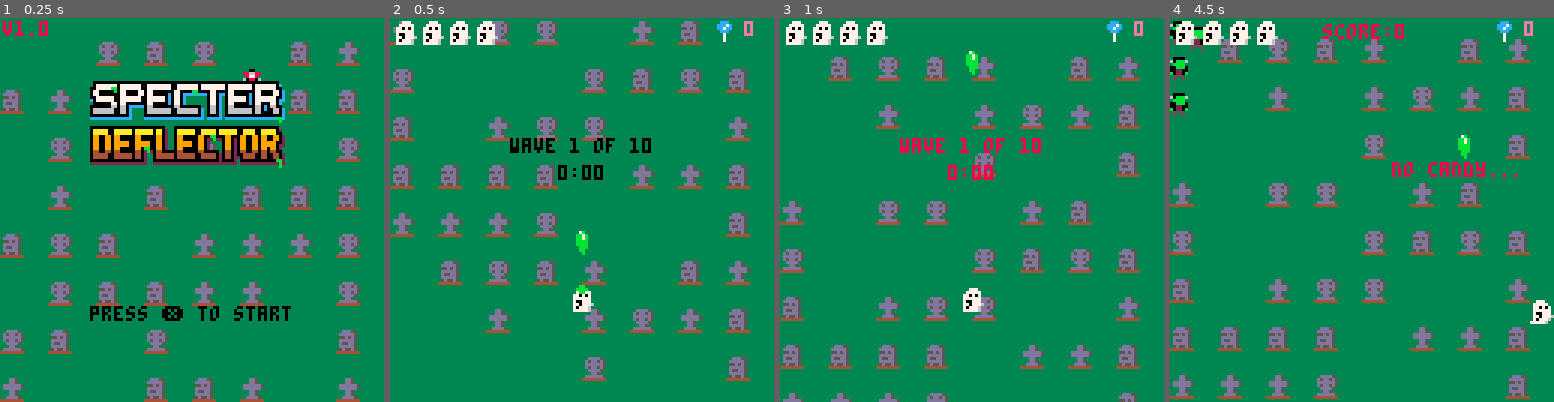
Above: before the commit, frames 1-4 (left to right).
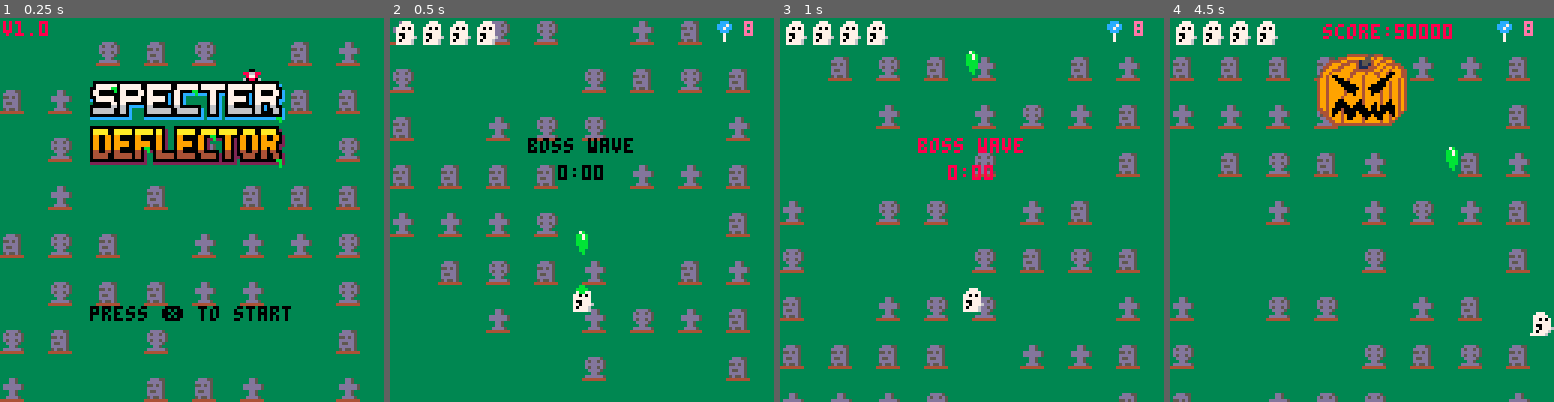
Above: after the commit, the same moments.

Repository: st0k3r/specter_deflector
Game: PICO-8 cartridge specter_deflector.p8
The game is run twice, just before and just after one commit, with the same random seed, the same clock (stepped at 60 frames per second) and the same inputs.
Inputs:
- Up to frame 1 (0.25 s): no input
- Up to frame 2 (0.5 s): tap X (X key) at 0.33 s
- Up to frame 3 (1 s): tap O (Z key) at 0.7 s
- Up to frame 4 (4.5 s): tap X (X key) at 1.07, 1.85, 2.97, 4.08 s; hold Right 1.6-2.1 s; tap O (Z key) every 0.4 s from 1.7 to 4.1 s; hold Up 2.15-2.42 s; hold Right 2.47-3.03 s; hold Left 3.08-3.58 s; hold Down 3.63-3.97 s; hold Right from 4.02 s (still down)

Frame 1 is identical in both runs. In frame 2, 0.7% of the frame differs, in the area x 31-94%, y 2-36%; in frame 3, 0.7%; in frame 4, 24%, in the area x 0-100%, y 0-100%.

Commit message:
Add Endless Terror mode

Diff:
--- a/main.lua
+++ b/main.lua
@@ -1,5 +1,5 @@
 --default sprite fields - read through the metatable until overwritten
-sprmeta={__index={x=0,y=0,sx=0,sy=0,flash=0,shake=0,frame=1,width=1,height=1,w=8,h=8}}
+sprmeta={__index={x=0,y=0,sx=0,sy=0,flash=0,shake=0,frame=1,width=1,height=1,w=8,h=8,fire_acc=0}}
 
 --wave layouts: 4 rows of 10, 0=empty, 1-5=creature type
 wave_data=split([[
@@ -85,10 +85,16 @@
 	end
 	ghost.y=mid(0,ghost.y,120)
 
+	--resumes music after the boss death sfx in endless terror
+	if music_pending and not sfx_playing(19) then
+		music(6)
+		music_pending=false
+	end
+
 	if mode=="game" then
 		if t>next_fire then
 			pick_fire()
-			next_fire=t+firefreq+rnd(firefreq)
+			next_fire=t+(firefreq+rnd(firefreq))/difficulty
 		end
 		if t%freq==0 then
 			pick_attack()
@@ -128,9 +134,13 @@
 	end
 end
 
---over/win states - returns to start screen after lockout
+--over/win states - returns to start screen after lockout, z on win screen starts endless terror
 function update_over()
 	if t>=lockout and pressed() then
+		if mode=="win" and btnp(4) then
+			start_endless()
+			return
+		end
 		if mode=="over" or win_music_pending then
 			music(8)
 		end
@@ -410,6 +420,7 @@
 		dset(1, timer_seconds)
 	end
 	lockout=t+30
+	end_t=t
 end
 
 --makes background assets move
@@ -604,12 +615,20 @@
 	if new_ht then
 		center_print("new high time!",64,66,c)
 	end
-	center_print("press ❎ to continue",64,76,blink())
+	if mode=="win" then
+		center_print("🅾️ endless terror",64,76,blink())
+		center_print("❎ title screen",64,84,blink())
+	else
+		center_print("press ❎ to continue",64,76,blink())
+	end
 end
 
 --draws wave text shown at beginning of each wave
 function draw_wavetext()
 	draw_game()
+	if endless then
+		center_print("endless terror "..level,64,31,8)
+	end
 	center_print(wave==11 and "boss wave" or "wave "..wave.." of 10",64,40,blink())
 	center_print(format_time(timer_seconds),64,49,blink())
 end
@@ -635,13 +654,15 @@
 --called to start gameplay
 function start_game()
 	music(6)
-	wave=0
+	wave=10
 	timer_seconds=0
+	endless=false
+	level=0
 
 	next_wave()
 
 	ghost=makespr{spr=2,x=60,y=90}
-	controlled_timer,bullet_timer,muzzle,score,bombs,next_fire,invul=0,0,0,0,0,0,0
+	controlled_timer,bullet_timer,muzzle,score,bombs,next_fire,invul=0,0,0,500,8,0,0
 	max_lives=4
 	lives=4
 
@@ -655,6 +676,19 @@
 	floater_timeout=60
 	new_hs=false
 	new_ht=false
+end
+
+--continues from the win screen into endless terror
+function start_endless()
+	endless=true
+	t=end_t
+	win_music_pending=false
+	music_pending=true
+	bullets,creature_bullets,pickups={},{},{}
+	ghost.x=60
+	ghost.y=90
+	wave=0
+	next_wave()
 end
 
 --removes transparency from black(0) and adds to pink(14) instead
@@ -719,7 +753,7 @@
 	local c=makespr{
 		x=x*2-64,y=y-66,posx=x,posy=y,
 		type=ty,wait=wait,mission="fly_in",
-		hp=d[1],anispeed=d[2],
+		hp=ceil(d[1]*difficulty),anispeed=d[2],
 		width=d[3],height=d[4],w=d[3]*8,h=d[4]*8,
 		score=d[5],animation={unpack(d,6)}
 	}
@@ -791,11 +825,12 @@
 --waves and enemies
 
 --spawns creatures for the current wave from wave_data
+--timings follow the wave number, layout follows wave_idx (random in endless terror)
 function spawn_wave()
 	local f=split"60,20,60,20,60,20,50,15,50,15,50,15,40,10,40,10,30,10,30,10,60,20"
 	freq=f[wave*2-1]
 	firefreq=f[wave*2]
-	local lvl=wave_data[wave]
+	local lvl=wave_data[wave_idx]
 	for i=0,39 do
 		local ty=ord(lvl,i+i\10+1)-48
 		if ty>0 then
@@ -811,20 +846,37 @@
 end
 
 --increments wave and checks if game has completed
+--each boss defeat raises the level, scaling creature hp and fire rate
 function next_wave()
 	wave+=1
 	sfx_check=0
 	is_holding=false
 
 	if wave>11 then
-		end_game("win")
-		win_music_pending=true
-	else
-		mode="wavetext"
-		wavetime=wave==1 and 110 or 80
-		if wave>1 and wave!=11 then
-			sfx(6)
-		end
+		level+=1
+		wave=1
+		if not endless then
+			end_game("win")
+			win_music_pending=true
+			return
+		end
+		music_pending=true
+	end
+	difficulty=1+level*0.15
+
+	--endless terror uses each layout once per cycle before the boss
+	wave_idx=wave
+	if endless and wave<11 then
+		if wave==1 then
+			bag=split"1,2,3,4,5,6,7,8,9,10"
+		end
+		wave_idx=del(bag,rnd(bag))
+	end
+
+	mode="wavetext"
+	wavetime=wave==1 and 110 or 80
+	if wave>1 and wave!=11 then
+		sfx(6)
 	end
 end
 
@@ -913,7 +965,7 @@
 		c.sy=0.3
 		if c.y>110 then
 			c.sy=1
-		elseif t%30==0 then
+		elseif ready(c,30) then
 			spreadshot(c,8,1.3,rnd())
 		end
 	end
@@ -1054,6 +1106,15 @@
 	end
 
 	o.spr=o.animation[flr(o.frame)]
+end
+
+--true roughly every n frames, sooner as difficulty rises
+function ready(c,n)
+	c.fire_acc+=difficulty
+	if c.fire_acc>=n then
+		c.fire_acc-=n
+		return true
+	end
 end
 
 --bullets
@@ -1168,7 +1229,7 @@
 --boss mission 1 - bounce and rapid fire
 function boss_1(c)
 	boss_bounce(c,2,"boss_2")
-	if t%30>3 and t%3==0 then
+	if t%30>3 and ready(c,3) then
 		fire(c,0,2.25)
 	end
 	move(c)
@@ -1177,7 +1238,7 @@
 --boss mission 2 - sweep and aimed fire
 function boss_2(c)
 	boss_sweep(c,-1,"boss_3")
-	if t%15==0 then
+	if ready(c,15) then
 		aimedfire(c,2)
 	end
 	move(c)
@@ -1186,7 +1247,7 @@
 --boss mission 3 - slow bounce and spreadshot
 function boss_3(c)
 	boss_bounce(c,0.5,"boss_4")
-	if t%10==0 then
+	if ready(c,10) then
 		spreadshot(c,8,2,time())
 	end
 	move(c)
@@ -1195,7 +1256,7 @@
 --boss mission 4 - sweep firing toward the edge it travels along
 function boss_4(c)
 	boss_sweep(c,1,"boss_1")
-	if t%12==0 then
+	if ready(c,12) then
 		fire(c,(c.subphase-1)/4,2)
 	end
 	move(c)
